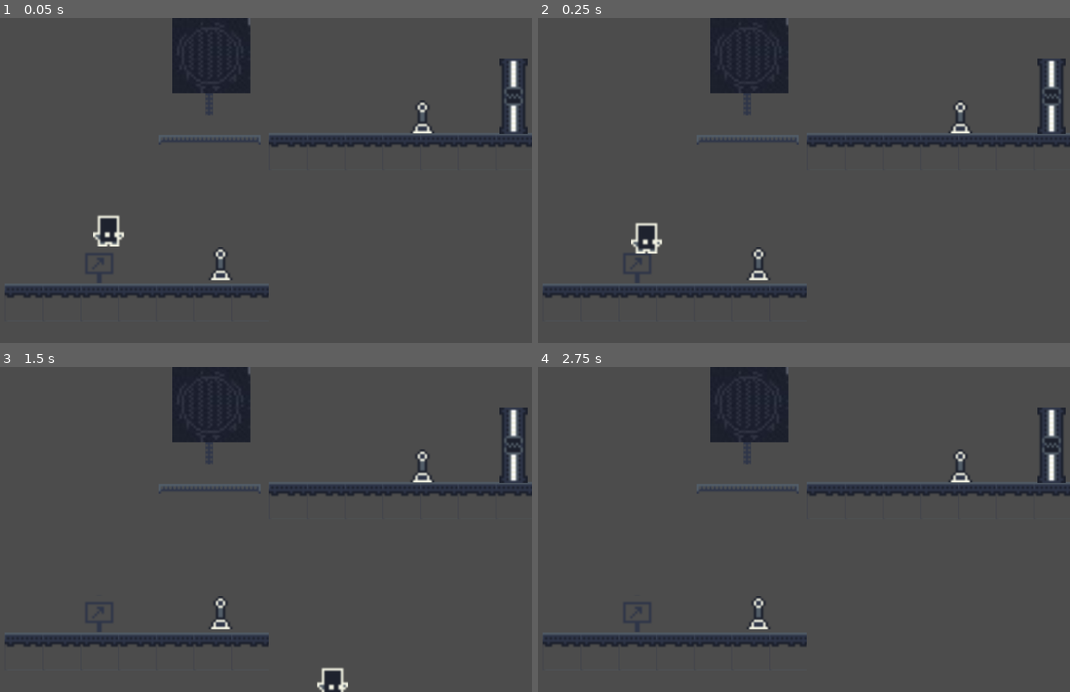
Above: before the commit, frames 1-4 (two rows, left to right).
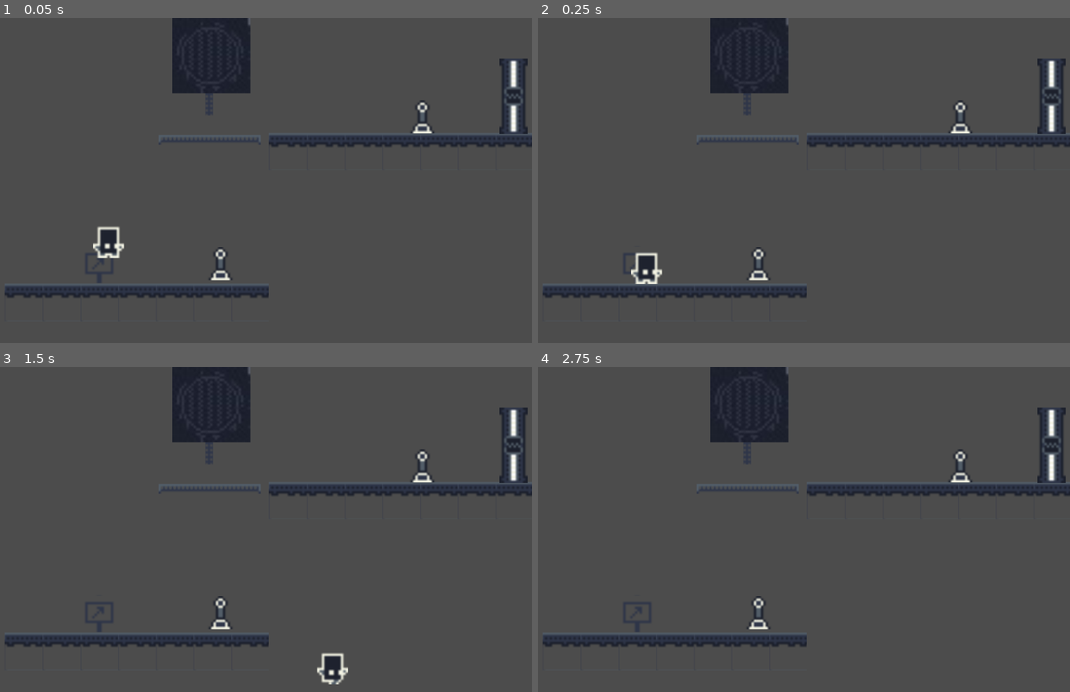
Above: after the commit, the same moments.

Repository: JuanG10/minion3
Game: Godot game, scene res://escenas/niveles/Tutorial_mecanicas_basicas.tscn
Same seed, same stepped clock (60 frames per second), same inputs: the game is played once before the commit and once after it.
Inputs:
- Up to frame 1 (0.05 s): no input
- Up to frame 2 (0.25 s): no input
- Up to frame 3 (1.5 s): tap Enter at 0.5 s; hold Right (ui_right) from 0.53 s (still down); tap B (Accionar_palanca) at 0.6 s; tap Up (ui_up) at 0.77 s; tap Space (Impulso) at 1.35 s
- Up to frame 4 (2.75 s): tap Up (ui_up) at 1.52 s; tap Space (Impulso) at 2 s; release Right (ui_right) at 2.03 s; hold Left (ui_left) from 2.03 s (still down); tap B (Accionar_palanca) at 2.1 s

The runs differ from the first frame. In frame 1, 0.5% of the frame differs, in the area x 17-24%, y 60-74%; in frame 2, 0.8%, in the area x 17-24%, y 62-82%; in frame 3, 0.5%; in frame 4, nothing differs.

Commit message:
caida del judador/robot

Diff:
--- a/scripts/jugador.gd
+++ b/scripts/jugador.gd
@@ -29,10 +29,14 @@
 		player_spr.play("off")
 
 func _physics_process(delta):
+	if !is_on_floor() && !impulso:
+		velocity = Vector2()
+		velocity.y +=SPEED
 	velocity.x = 0
-	velocity.y += SPEED * delta
+	if is_on_floor():
+		velocity.y += SPEED * delta
 	_get_input()
-	move_and_slide(velocity)
+	move_and_slide(velocity,Vector2(0,-1))
 	if(Input.is_action_just_pressed("Impulso")) && impulso:
 		velocity.y = -vel_salto
 		plataforma_de_salto.cambiar_frame()
@@ -44,6 +48,7 @@
 		if Input.is_action_pressed('ui_right'): _move_left()
 		if Input.is_action_pressed('ui_left'): _move_right()
 		if _input_release(): player_spr.play("idle")
+
 
 func impulso(plataforma)->void: # Lo llama la plataforma de salto.
 	impulso = true
